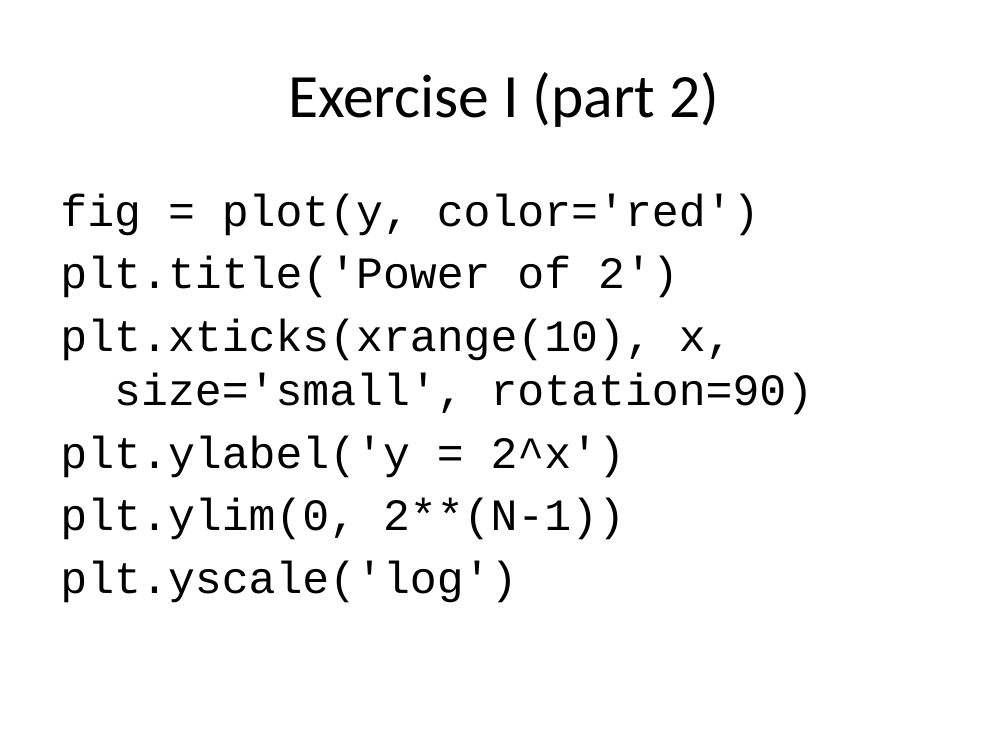
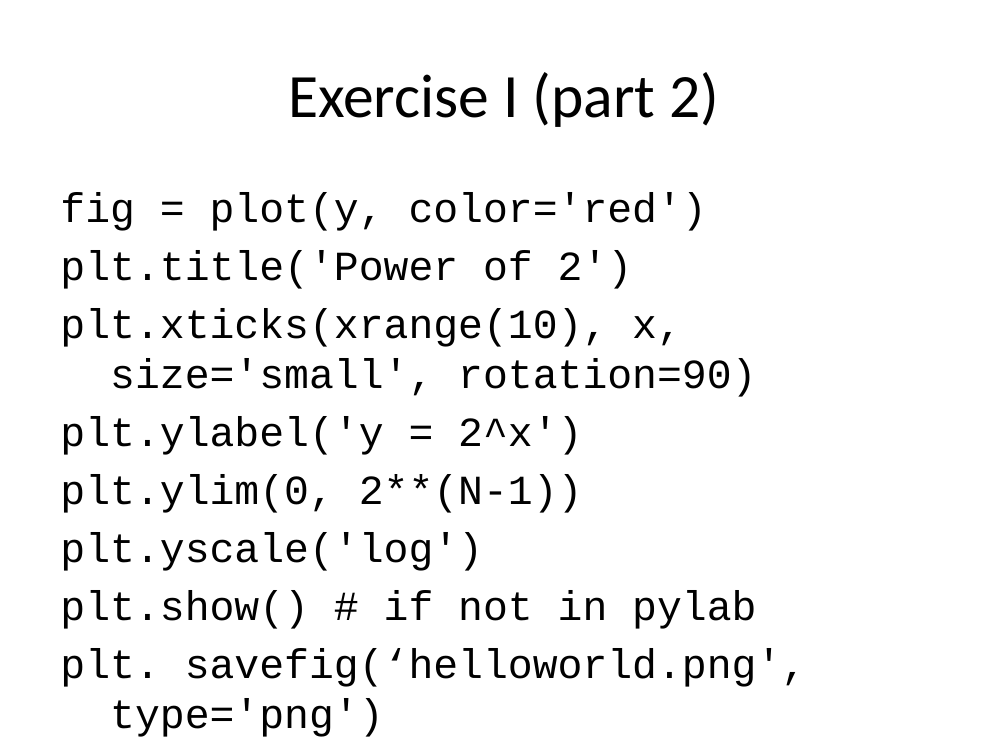
Before and after one commit to bakerjonas/python-tutorials, a slide deck: slide 15 of Plotting/Plotting and Visualization.pptx. Drawn at 1008x756 pixels with LibreOffice and Linux fonts; fonts in the diff are those of the drawing. Boxes give left, top, right and bottom in pixels: in the first picture for what was removed or moved away, otherwise in the second. Text is boxed around its words. In the diff, an @@ line names an element or a change of style, - is before the commit and + after.

```diff
--- a/Plotting/Plotting and Visualization.pptx
+++ b/Plotting/Plotting and Visualization.pptx
@@ text at box(60, 192, 756, 571): size 32 to 29.6 pt in "fig = plot(y, color='red')", "plt.title('Power of 2')", "plt.xticks(xrange(10), x, size='small', rotation=90)", "plt.ylabel('y = 2^x')" and 2 more places @@
@@ text at box(60, 590, 806, 687): paragraphs added @@
+plt.show() # if not in pylab
+plt. savefig(‘helloworld.png',
+type='png')
```
Also in this commit, not shown: 5 other slides changed, 1 other file.
